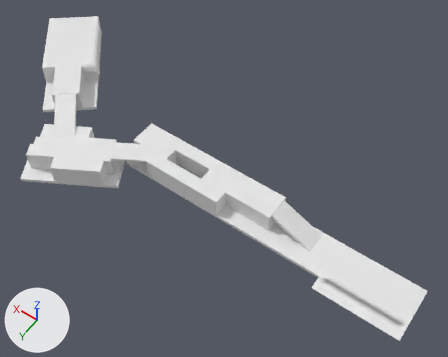
The FBX model Content/Placeable/RoadModule/D2/SM_RoadModule_D2.fbx: old version first, new version second.
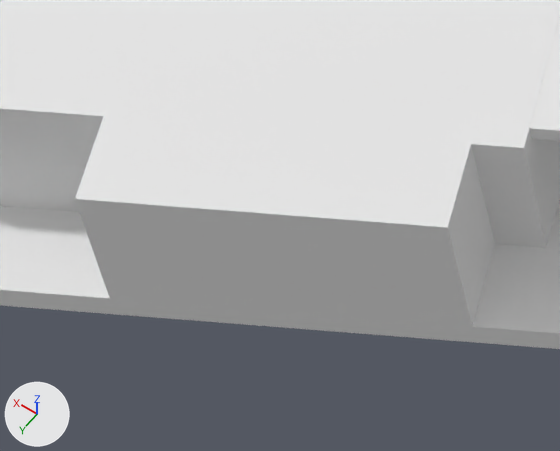
There are two pictures of each version: one whole from a 50 mm camera at (-0.7, 40.4, 69.3) aimed at (30.4, -3.1, 1.0), one close up on the part from 9% to 26% of the width and 40% to 57% of the height. Lighting does not change. The marker at lower left points along +X, +Y and +Z. Where no turn or scale is listed for an object, it has been applied to the vertices. Vertices at the same position are counted once.

Objects in the first close-up: 'road'.
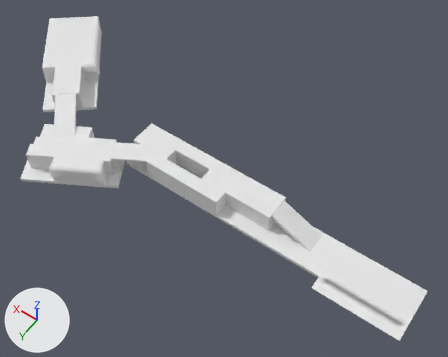
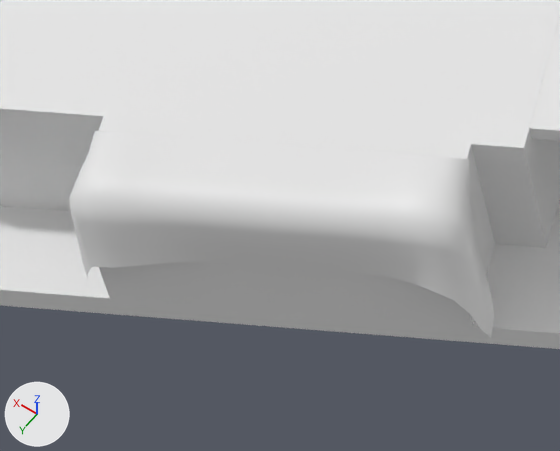
Edits to the bpy script that builds the scene:
```text
Change me_transform5_001:
    used by ob_road; location = (0.0, 0.0, 0.0)
    remove me_transform5_001.from_pydata(...)  # 1642 vertices, 1465 faces; spans x 0.0..71.3, y -16.2..13.0, z -0.5..5.2
    add me_transform5_001.from_pydata(...)  # 1789 vertices, 1585 faces; spans x 0.0..71.3, y -16.2..13.0, z -0.5..5.2
    me_transform5_001 part 1: a new loose piece of 147 vertices spanning x 43.3..50.8, y 5.6..10.9, z 0.2..3.2, in mat_masked (white #e7e7e7)
```

Pixel boxes [x1, y1, x2, y2] of what changed, in the close-ups (560 x 451 px):
part 1 of me_transform5_001, added
    after: [69, 131, 494, 338]
